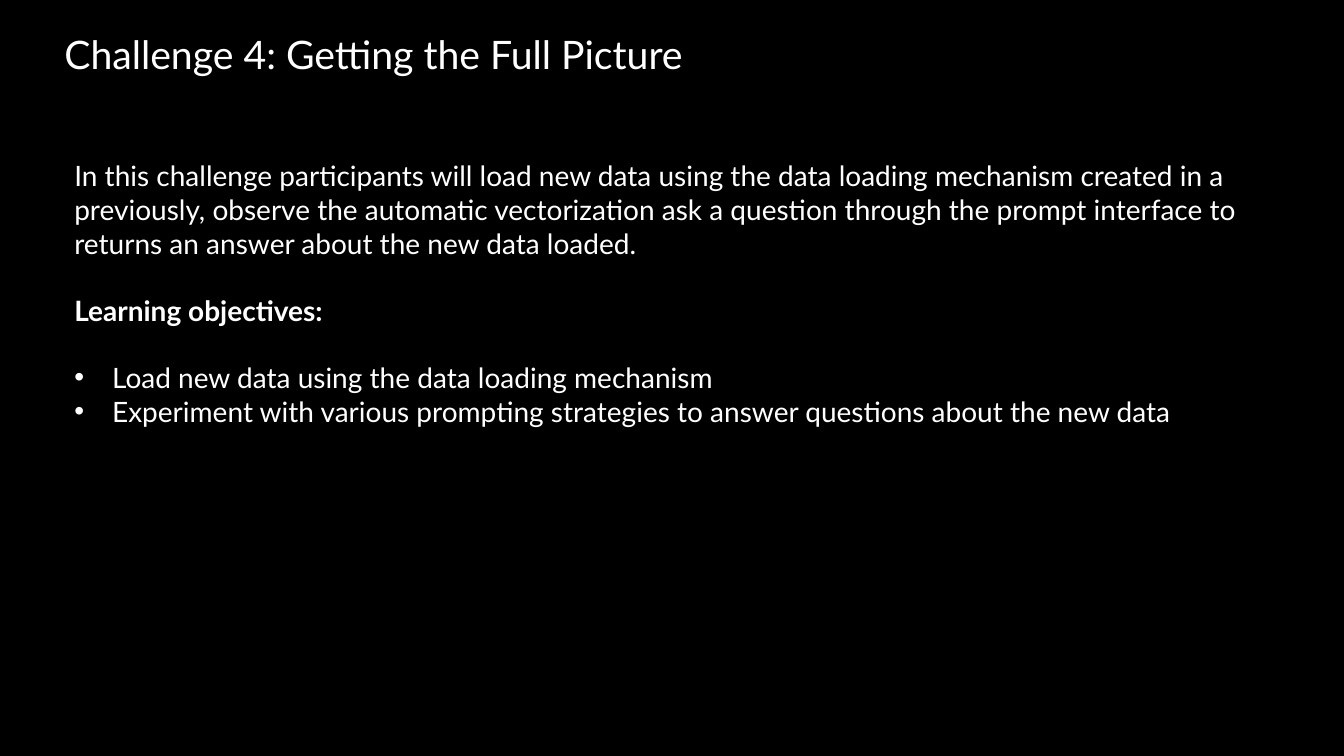
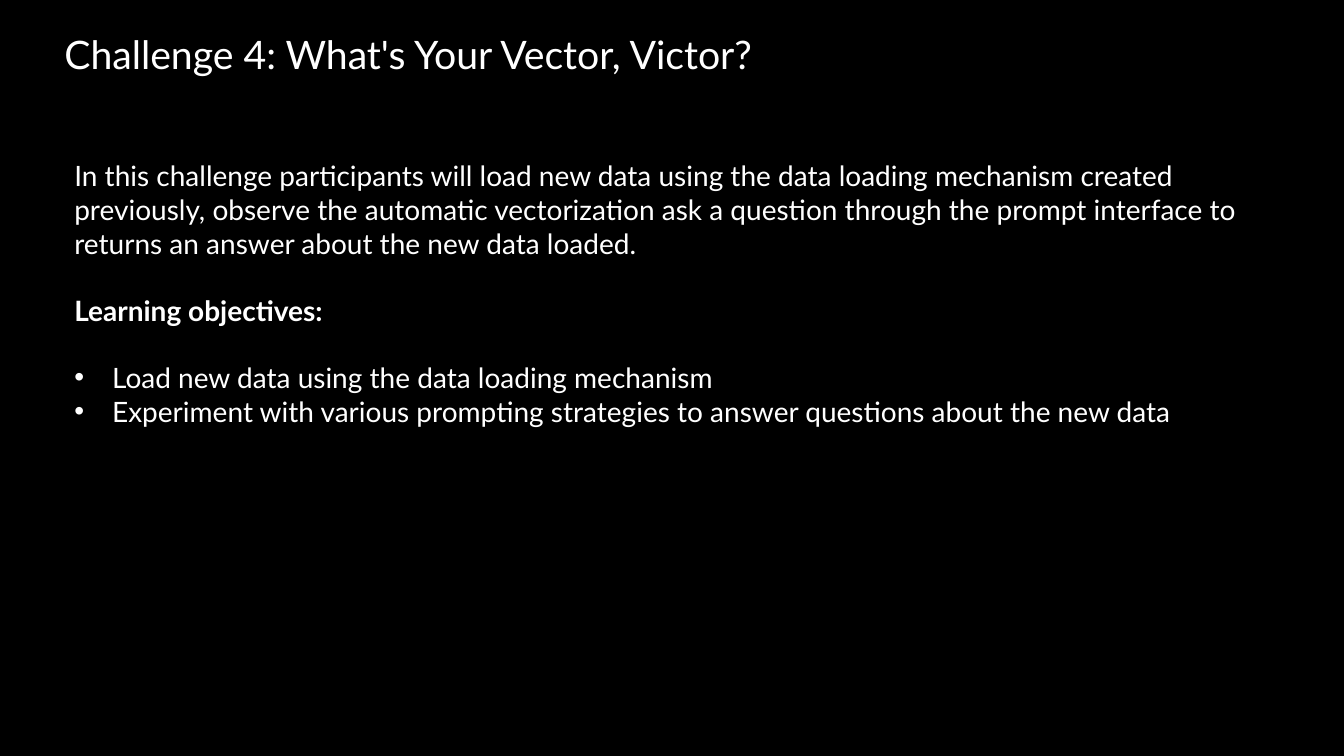
Before and after one commit to Azure/Build-Modern-AI-Apps-Hackathon, a slide deck: slide 16 of OpenAI_Cosmos_DB_Tech_Scenario_Attendee_Coach_Deck.pptx. Drawn at 1344x756 pixels with LibreOffice and Linux fonts; fonts in the diff are those of the drawing; background and template pictures are left out. Boxes give left, top, right and bottom in pixels: in the first picture for what was removed or moved away, otherwise in the second. Text is boxed around its words. In the diff, an @@ line names an element or a change of style, - is before the commit and + after.

```diff
--- a/OpenAI_Cosmos_DB_Tech_Scenario_Attendee_Coach_Deck.pptx
+++ b/OpenAI_Cosmos_DB_Tech_Scenario_Attendee_Coach_Deck.pptx
@@ title at bbox=[64, 40, 752, 76]: text changed @@
-Challenge 4: Getting the Full Picture
+Challenge 4: What's Your Vector, Victor?
@@ text at bbox=[74, 165, 1236, 255]: text changed @@
-In this challenge participants will load new data using the data loading mechanism created in a previously, observe the automatic vectorization ask a question through the prompt interface to returns an answer about the new data loaded.
+In this challenge participants will load new data using the data loading mechanism created previously, observe the automatic vectorization ask a question through the prompt interface to returns an answer about the new data loaded.
```
Also in this commit, not shown: 6 other slides changed, 2 slides removed, 2 other files.
